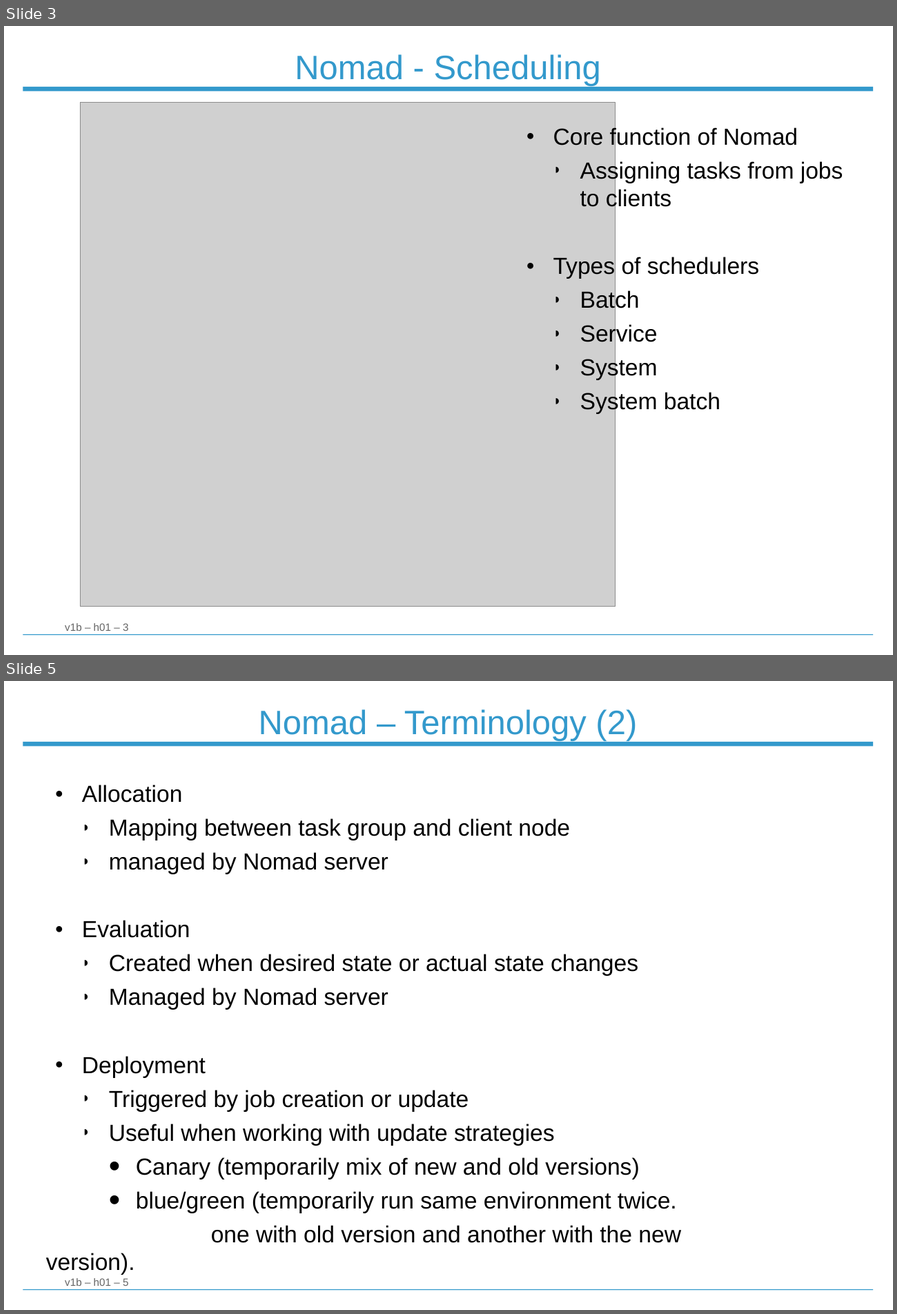
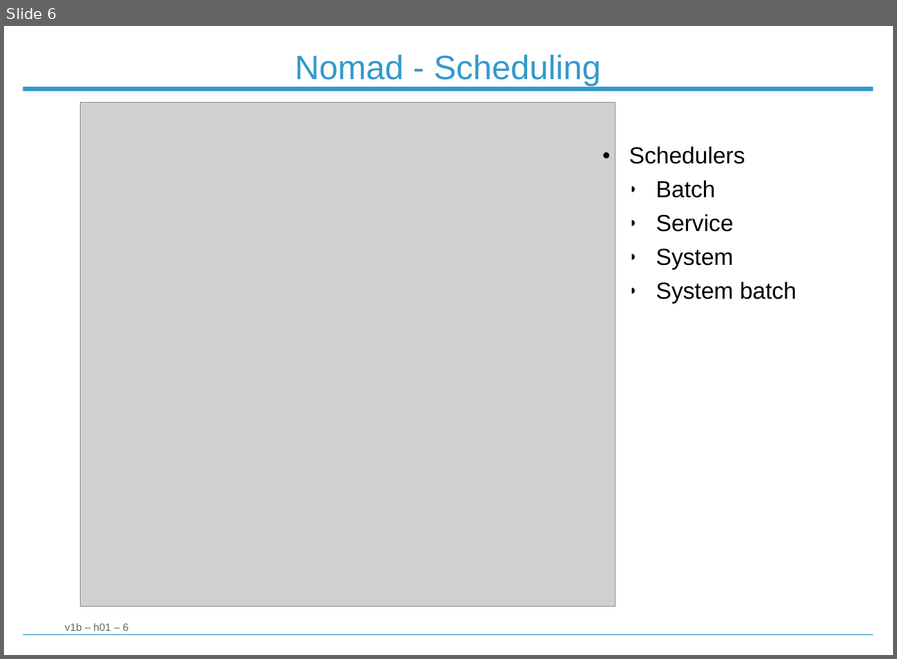
Before and after one commit to Vinclame/at-hashistack-app, a slide deck: presentatie.odp. Shown one above the other, each under a label of ours: slides 3 and 5 before the commit, slide 6 after it; the slides between them are not shown. The pictures are 897x1314 and 897x659 pixels, drawn with LibreOffice and Linux fonts; fonts in the diff are those of the drawing; grey boxes stand for pictures; background and template pictures are left out. Boxes give left, top, right and bottom in pixels: in the first picture for what was removed or moved away, otherwise in the second. Text is boxed around its words. In the diff, an @@ line names an element or a change of style, - is before the commit and + after.

```diff
--- a/presentatie.odp
+++ b/presentatie.odp
@@ slide 5 removed at [4, 681, 893, 1310], background #FFFFFF; not listed: 3 template elements that a slide beside it also shows @@
@@ text removed at [259, 709, 637, 741] @@
-Nomad – Terminology (2)
@@ text removed at [82, 784, 681, 1243] @@
-● Allocation
-  ◗ Mapping between task group and client node
-  ◗ managed by Nomad server
-● Evaluation
-  ◗ Created when desired state or actual state changes
-  ◗ Managed by Nomad server
-● Deployment
-  ◗ Triggered by job creation or update
-  ◗ Useful when working with update strategies
-    • Canary (temporarily mix of new and old versions)
-    • blue/green (temporarily run same environment twice.
-one with old version and another with the new version).
@@ what was slide 3 is now slide 6 @@
@@ slide 6 changed as well @@
@@ text "Schedulers": place and size @@
-text "Schedulers" at [553, 126, 843, 414]
+text "Schedulers" at [629, 146, 796, 303]
@@ text at [629, 146, 745, 164]: text changed @@
-● Core function of Nomad
-  ◗ Assigning tasks from jobs to clients
-● Types of schedulers
+● Schedulers
@@ page number at [65, 623, 129, 630]: text changed @@
-v1b – h01 – 3
+v1b – h01 – 6
```
Also in this commit, not shown: 1 other slide changed, 5 slides added, 2 other slides removed, 6 other files.
